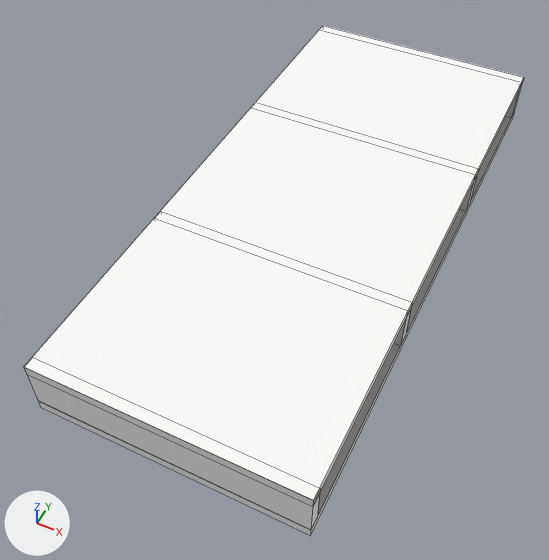
A saved change to the OBJ model ProyectoFinal/ProyectoFinal/Models/LivingRoom/WhiteFurniture/white_furniture.obj.
Before and after are seen from a camera (50 mm lens) standing at (1.16, -2.86, 3.25) and looking at (-0.12, -0.3, 0.05). The axes (+X, +Y, +Z) are drawn at lower left. The lights are the same throughout. Mesh edges are drawn as thin lines. Where no turn or scale is listed for an object, it has been applied to the vertices.

The first picture shows 'white_furniture'.
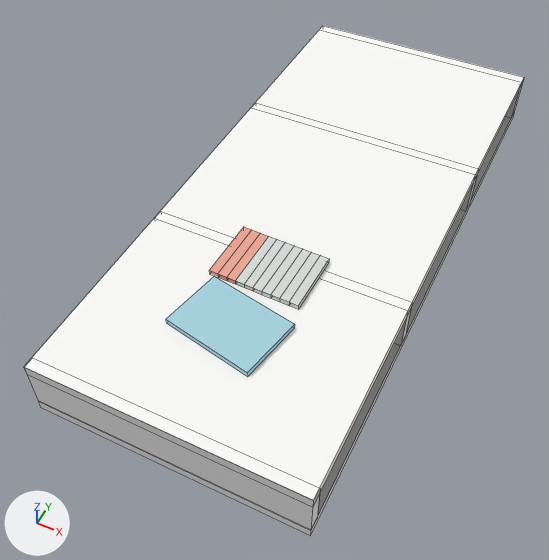
The newer file is also turned or shifted as a whole; pictures and numbers use the older file's frame.

What the commit changed:
Picture 'white_magazine.png' (img_white_magazine_png) is new.
Picture 'red_magazine.png' (img_red_magazine_png) is new.
Picture 'blue_magazine.png' (img_blue_magazine_png) is new.
Material 'pasted__lambert12SG' (mat_pasted__lambert12sg) is new.
Its texture is img_white_magazine_png.
Its roughness is 1.0.
Material 'lambert13SG' (mat_lambert13sg) is new.
Its texture is img_red_magazine_png.
Its roughness is 1.0.
Material 'lambert12SG' (mat_lambert12sg) is new.
Its texture is img_blue_magazine_png.
Its roughness is 1.0.
me_white_furniture is used by ob_white_furniture; location (0.0, 0.0, 0.0).
Verts and faces of me_white_furniture; kept vertices keep their numbers, new ones are numbered from 80.
me_white_furniture had 80 vertices, 60 faces and spanned x -0.7..0.7, y -1.6..1.6, z -0.04..0.5.
me_white_furniture now has 132 vertices, 108 faces and spans x -0.7..0.7, y -1.6..1.6, z -0.04..0.53.
me_white_furniture part 1: a new loose piece of 44 vertices spanning x -0.24..0.24, y -0.77..-0.42, z 0.5..0.53.
Part 2, on me_white_furniture:
New vertex 80 is at (-0.2, -0.78, 0.5).
New vertex 81 is at (-0.27, -1.12, 0.5), pixel (166, 323).
New vertex 82 is at (0.27, -0.88, 0.5), pixel (294, 328).
New vertex 83 is at (0.2, -1.21, 0.5), pixel (247, 376).
New vertices 84 to 87 stand at vertices 80 to 83, in that order, plus (0.0, 0.0, 0.03).
New faces: (80, 81, 85, 84), (84, 85, 87, 86), (82, 86, 87, 83), (80, 82, 83, 81), (81, 83, 87, 85), (80, 84, 86, 82) (mat_lambert12sg (picture img_blue_magazine_png)).
me_white_furniture now uses material mat_lambert13sg (picture img_red_magazine_png).
me_white_furniture now uses material mat_pasted__lambert12sg (picture img_white_magazine_png).
me_white_furniture now uses material mat_lambert12sg (picture img_blue_magazine_png).

What differs and where, as boxes (x1, y1, x2, y2) in the pictures (549 x 560 px):
part 1 of me_white_furniture, added: after (209, 227, 329, 309)
part 2 of me_white_furniture, added (cyan): after (166, 276, 295, 376)
